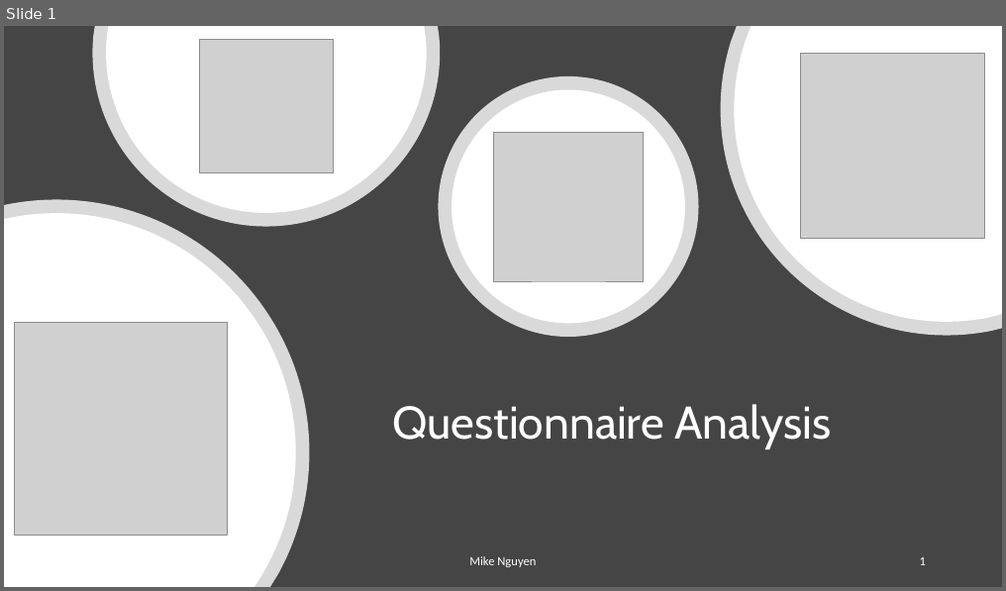
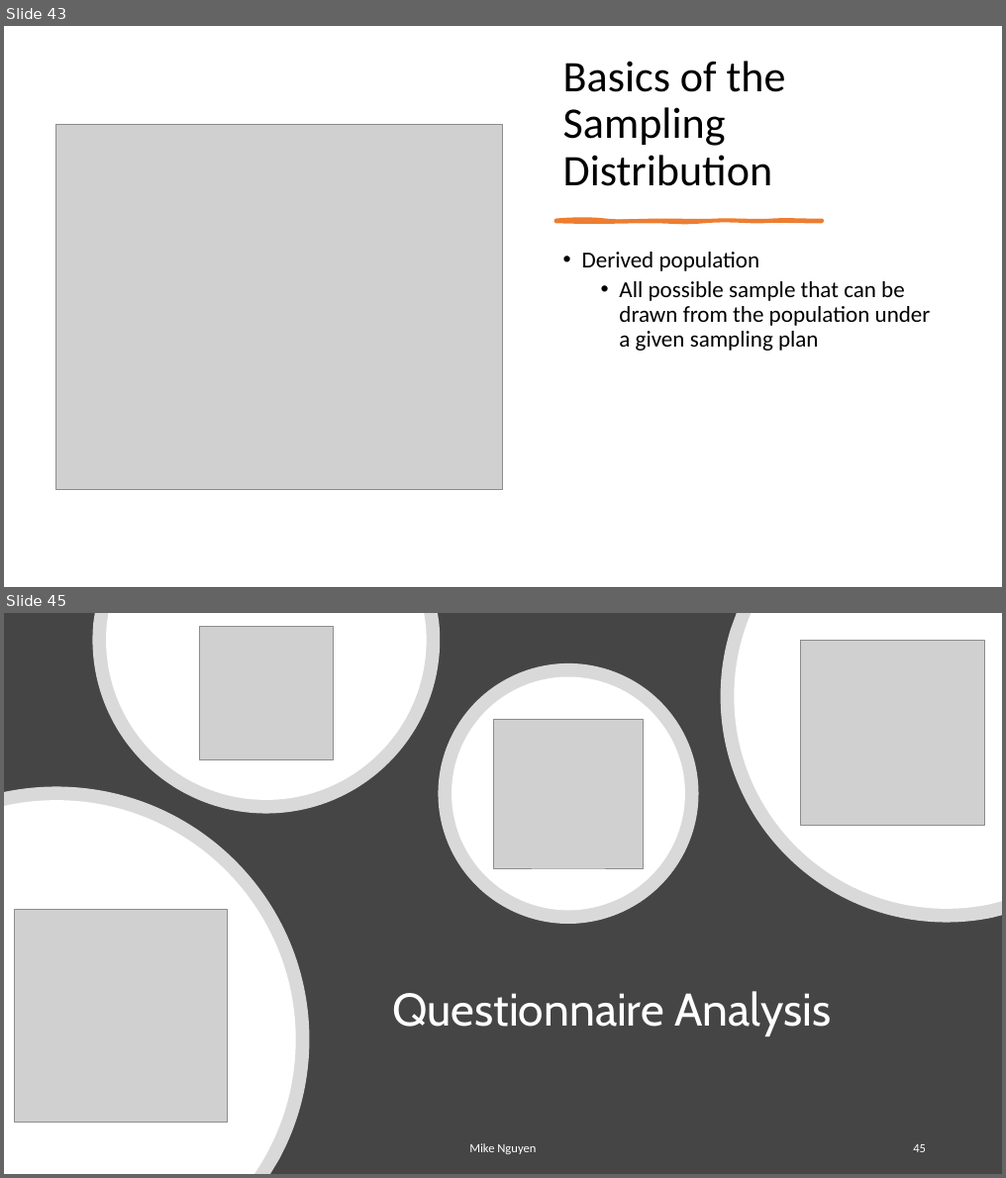
Before and after one commit to mikenguyen13/mar4050, a slide deck: lectures/6/2_Questionnaire Analysis.pptx. Shown one above the other, each under a label of ours: slide 1 before the commit, slides 43 and 45 after it; the slides between them are not shown. The pictures are 1006x591 and 1006x1178 pixels, drawn with LibreOffice and Linux fonts; fonts in the diff are those of the drawing; grey boxes stand for pictures. Boxes give left, top, right and bottom in pixels: in the first picture for what was removed or moved away, otherwise in the second. Text is boxed around its words. In the diff, an @@ line names an element or a change of style, - is before the commit and + after.

```diff
--- a/lectures/6/2_Questionnaire Analysis.pptx
+++ b/lectures/6/2_Questionnaire Analysis.pptx
@@ slide 43 added at [4,26,1002,587], background #FFFFFF @@
@@ title added at [563,61,786,186], 42 pt, text #000000 @@
+Basics of the Sampling Distribution
@@ picture added at [55,124,503,489] @@
@@ freeform shape added at [555,221,823,222], fill #ED7D31, outline #ED7D31 3 pt @@
@@ text added at [582,252,931,351], 22 pt, text #000000 @@
+• Derived population
+  • All possible sample that can be drawn from the population under a given sampling plan
@@ what was slide 1 is now slide 45 @@
@@ page number at [913,1145,926,1153]: text changed @@
-1
+45
```
Also in this commit, not shown: 1 slide changed, 46 other slides added, 2 other files.
